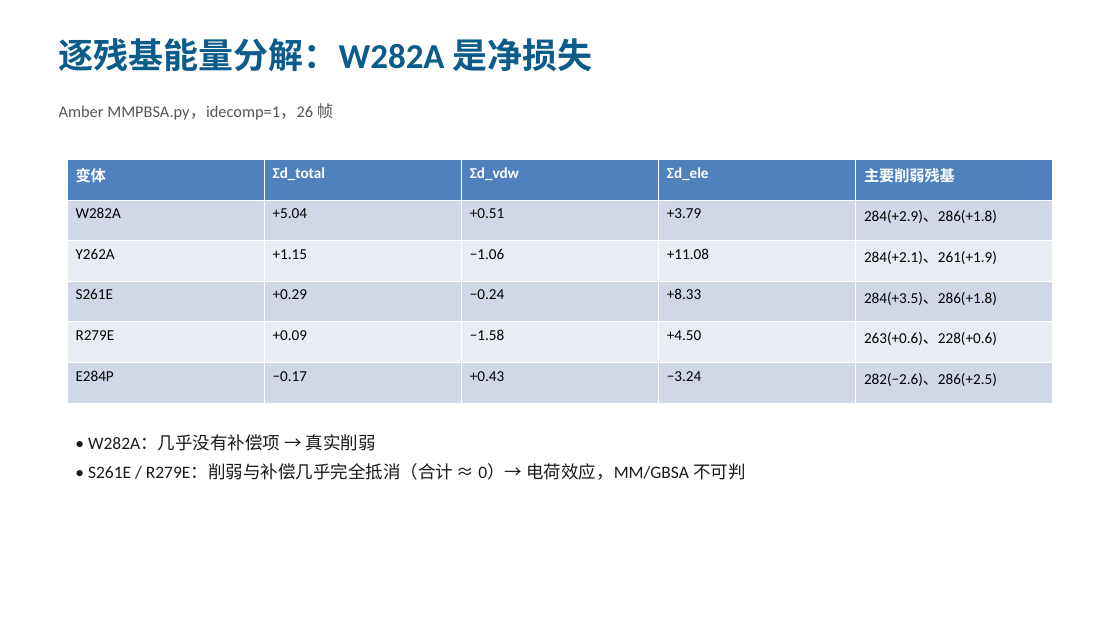
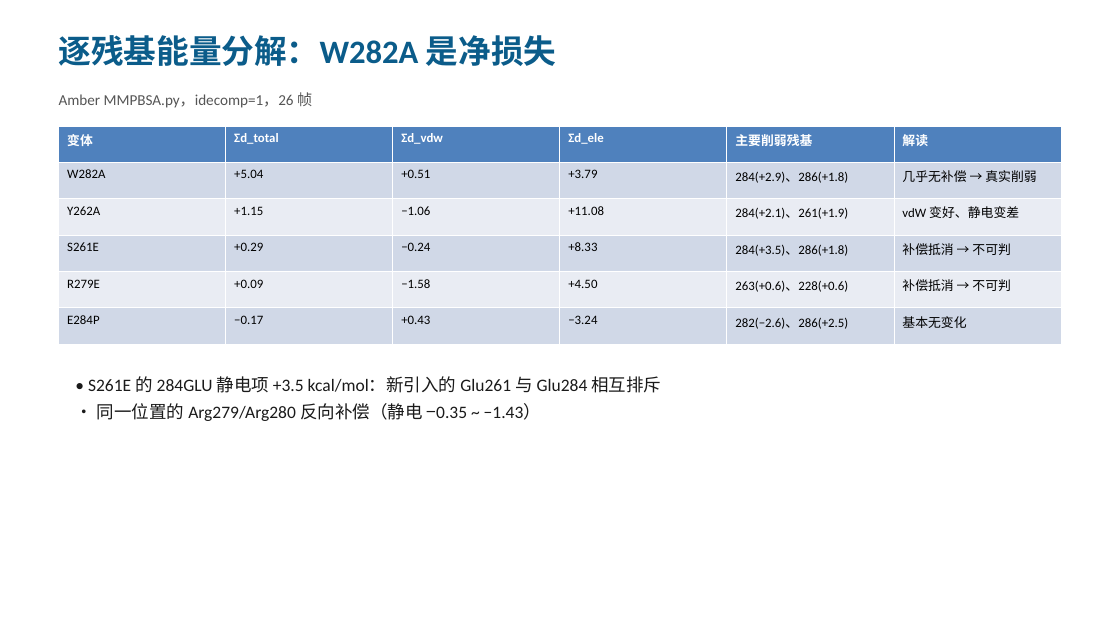
Before and after one commit to wangran-bio-ai/StructurePrep-Toolkit, a slide deck: slide 6 of results/MD_results_summary.pptx. Drawn at 1120x630 pixels with LibreOffice and Linux fonts; fonts in the diff are those of the drawing. Boxes give left, top, right and bottom in pixels: in the first picture for what was removed or moved away, otherwise in the second. Text is boxed around its words. In the diff, an @@ line names an element or a change of style, - is before the commit and + after.

```diff
--- a/results/MD_results_summary.pptx
+++ b/results/MD_results_summary.pptx
@@ text "逐残基能量分解：W282A 是净损失" at (59, 35, 557, 66): size 30 to 28 pt @@
@@ text "Amber MMPBSA.py，idecomp=1，26 帧": place and size @@
-text "Amber MMPBSA.py，idecomp=1，26 帧" at (59, 103, 333, 120)
+text "Amber MMPBSA.py，idecomp=1，26 帧" at (59, 92, 312, 108)
@@ text "Amber MMPBSA.py，idecomp=1，26 帧" at (59, 92, 312, 108): size 14 to 13 pt @@
@@ table at (59, 126, 1062, 344) @@
+column 6: 解读 | 几乎无补偿 → 真实削弱 | vdW 变好、静电变差 | 补偿抵消 → 不可判 | 补偿抵消 → 不可判 | 基本无变化
@@ table: place and size @@
-table at (67, 160, 1054, 403)
+table at (59, 126, 1062, 344)
@@ text at (88, 376, 661, 421): text changed @@
-• W282A：几乎没有补偿项 → 真实削弱
-• S261E / R279E：削弱与补偿几乎完全抵消（合计 ≈ 0）→ 电荷效应，MM/GBSA 不可判
+• S261E 的 284GLU 静电项 +3.5 kcal/mol：新引入的 Glu261 与 Glu284 相互排斥
+• 同一位置的 Arg279/Arg280 反向补偿（静电 −0.35 ~ −1.43）
```
Also in this commit, not shown: 7 other slides changed, 1 slide added.
